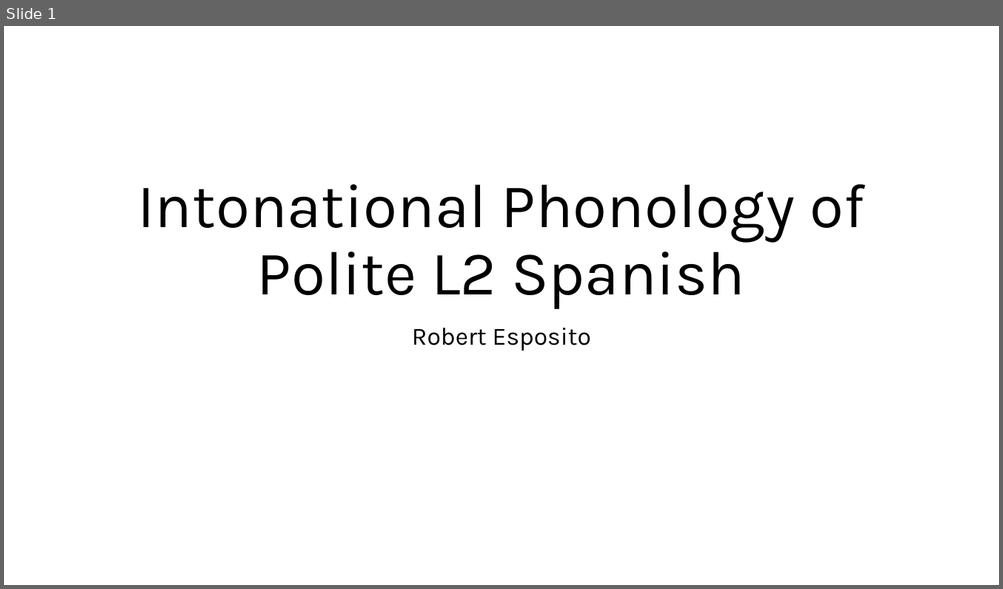
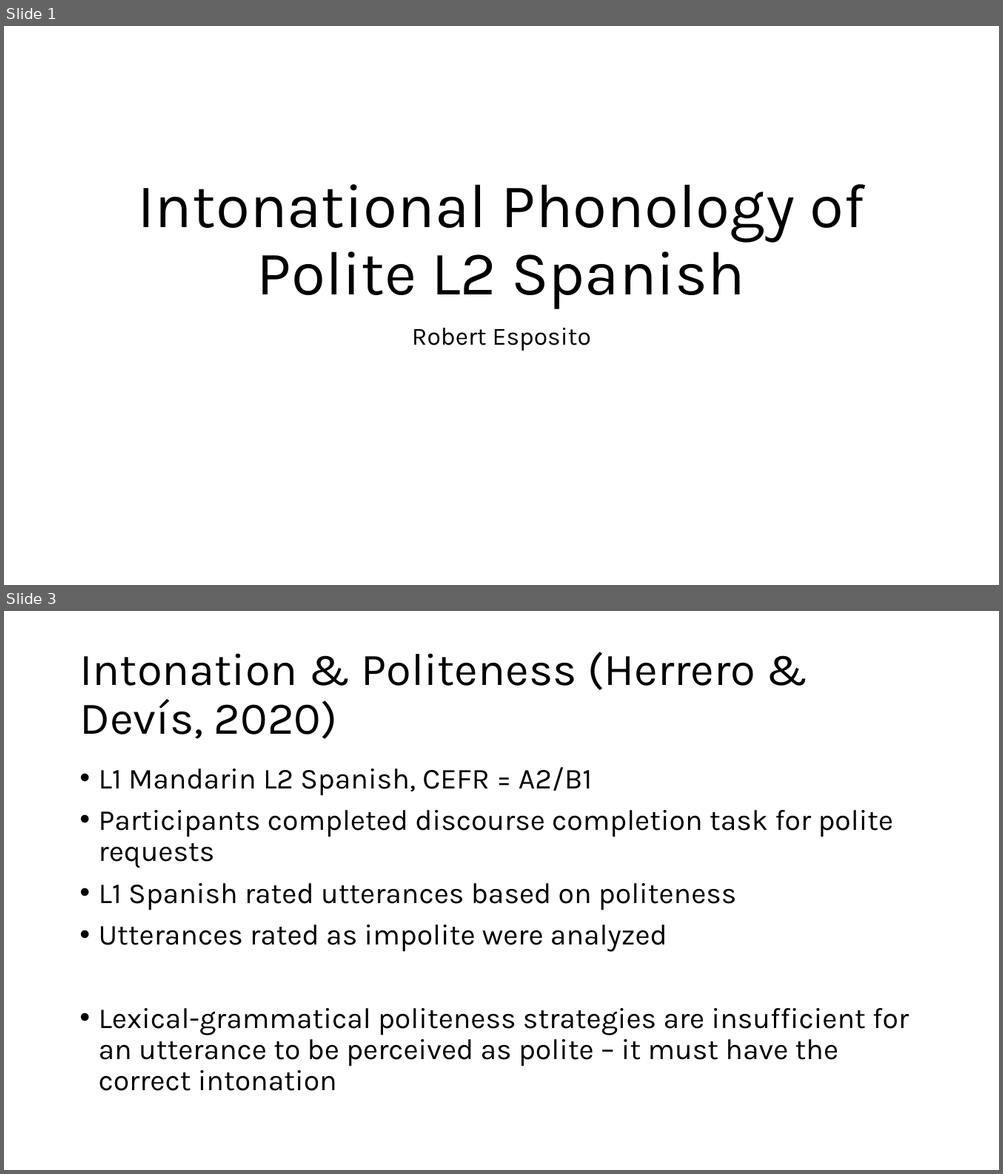
Before and after one commit to RobertEspo/polite_l2_spanish, a slide deck: slides/12_05_2024_sociolinguistics.pptx. Shown one above the other, each under a label of ours: slide 1 before the commit, slides 1 and 3 after it; the slides between them are not shown. The pictures are 1003x589 and 1003x1174 pixels, drawn with LibreOffice and Linux fonts; fonts in the diff are those of the drawing. Boxes give left, top, right and bottom in pixels: in the first picture for what was removed or moved away, otherwise in the second. Text is boxed around its words. In the diff, an @@ line names an element or a change of style, - is before the commit and + after.

```diff
--- a/slides/12_05_2024_sociolinguistics.pptx
+++ b/slides/12_05_2024_sociolinguistics.pptx
@@ slide 3 added at box(4, 611, 999, 1170), background #FFFFFF @@
@@ title added at box(79, 652, 755, 739), 44 pt, text #000000 @@
+Intonation & Politeness (Herrero & Devís, 2020)
@@ text added at box(99, 767, 908, 1091), 28 pt, text #000000 @@
+• L1 Mandarin L2 Spanish, CEFR = A2/B1
+• Participants completed discourse completion task for polite requests
+• L1 Spanish rated utterances based on politeness
+• Utterances rated as impolite were analyzed
+• Lexical-grammatical politeness strategies are insufficient for an utterance to be perceived as polite – it must have the correct intonation
```
Also in this commit, not shown: 1 slide changed, 33 other slides added, 10 slides removed, 56 other files.
